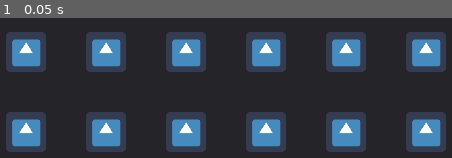
Above: before the commit, frame 1.
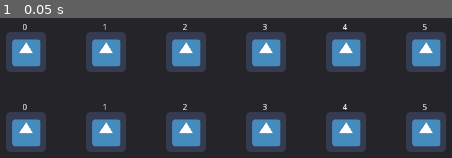
Above: after the commit, the same moment.

Repository: zachadel/GenomeEvolution
Game: Godot game, scene res://Scenes/Main.tscn
Same seed, same stepped clock (60 frames per second), same inputs: the game is played once before the commit and once after it. The engine's default icon, where the game draws it, is replaced by a stand-in: a white triangle on a blue panel in a dark square.
Inputs:
- Up to frame 1 (0.05 s): no input

The runs differ from the first frame. In frame 1, 0.3% of the frame differs, in the area x 5-95%, y 4-66%.

Commit message:
Called init method on Gene to prevent null references. Added ID labels to Genes

Diff:
--- a/Scenes/Chromosome.tscn
+++ b/Scenes/Chromosome.tscn
@@ -1,9 +1,8 @@
-[gd_scene load_steps=3 format=2]
+[gd_scene load_steps=2 format=2]
 
 [ext_resource path="res://Scripts/Chromosome.gd" type="Script" id=1]
-[ext_resource path="res://Scenes/Gene.tscn" type="PackedScene" id=2]
 
-[node name="Chromosome" type="Panel" index="0"]
+[node name="Chromosome" type="Panel"]
 
 anchor_left = 0.0
 anchor_top = 0.0
@@ -18,4 +17,3 @@
 size_flags_horizontal = 1
 size_flags_vertical = 1
 script = ExtResource( 1 )
-scene_1 = ExtResource( 2 )
--- a/Scenes/Gene.tscn
+++ b/Scenes/Gene.tscn
@@ -3,7 +3,7 @@
 [ext_resource path="res://Scripts/Gene.gd" type="Script" id=1]
 [ext_resource path="res://icon.png" type="Texture" id=2]
 
-[node name="Gene" type="Node2D"]
+[node name="Gene" type="Node2D" index="0"]
 
 position = Vector2( 32.6489, 31.2885 )
 script = ExtResource( 1 )
@@ -12,3 +12,25 @@
 [node name="Sprite" type="Sprite" parent="." index="0"]
 
 texture = ExtResource( 2 )
+
+[node name="ID_Label" type="Label" parent="." index="1"]
+
+anchor_left = 0.0
+anchor_top = 0.0
+anchor_right = 0.0
+anchor_bottom = 0.0
+margin_left = -22.0
+margin_top = -46.0
+margin_right = 18.0
+margin_bottom = -32.0
+rect_pivot_offset = Vector2( 0, 0 )
+rect_clip_content = false
+mouse_filter = 2
+mouse_default_cursor_shape = 0
+size_flags_horizontal = 1
+size_flags_vertical = 4
+align = 1
+valign = 1
+percent_visible = 1.0
+lines_skipped = 0
+max_lines_visible = -1
--- a/Scenes/Main.tscn
+++ b/Scenes/Main.tscn
@@ -4,7 +4,7 @@
 [ext_resource path="res://Scenes/Gene.tscn" type="PackedScene" id=2]
 [ext_resource path="res://Scenes/Chromosome.tscn" type="PackedScene" id=3]
 
-[node name="Main" type="Node" index="0"]
+[node name="Main" type="Node"]
 
 script = ExtResource( 1 )
 Gene = ExtResource( 2 )
--- a/Scripts/Chromosome.gd
+++ b/Scripts/Chromosome.gd
@@ -1,25 +1,29 @@
 extends Panel
 
-export (PackedScene) var scene_1
+#export (PackedScene) var gene_scene
+
+var gene_scene = preload("res://Scenes/Gene.tscn")
 
 var geneArrays = [[], []]
 var number_of_genes = 6
 
 func _ready():
 	var init_pos = Vector2(OS.get_real_window_size().x / 2, OS.get_real_window_size().y / 3)
-	var temp_gene = scene_1.instance()
+	var temp_gene = gene_scene.instance()
 	var gene_sprite_size = temp_gene.get_node("Sprite").get_texture().get_size()
 	temp_gene.queue_free()
 
 	for i in range(2):
 		for j in range(number_of_genes):
-			geneArrays[i].push_back(scene_1.instance())
+			geneArrays[i].push_back(gene_scene.instance())
 
 			if number_of_genes % 2 == 0:
 				geneArrays[i][j].position.x = init_pos.x + (gene_sprite_size.x * 2 * (j + 0.5 - (number_of_genes/2)))
 			else:
 				geneArrays[i][j].position.x = init_pos.x + (gene_sprite_size.x * 2 * (j - (number_of_genes/2)))
 			geneArrays[i][j].position.y = init_pos.y + (gene_sprite_size.y * i * 2)
+
+			geneArrays[i][j].init(j)
 			add_child(geneArrays[i][j])
 
 func _process(delta):
--- a/Scripts/Gene.gd
+++ b/Scripts/Gene.gd
@@ -7,11 +7,13 @@
 func _ready():
 	gene_type = ""
 	id = 0
+	#$ID_Label.text = str(id)
 
 func _process(delta):
 	pass
 
-func _init(id, location):
+func init(id):
 	self.id = id
 	gene_type = str(self.id)
-	position = location
+	#position = location
+	$ID_Label.text = str(self.id)
